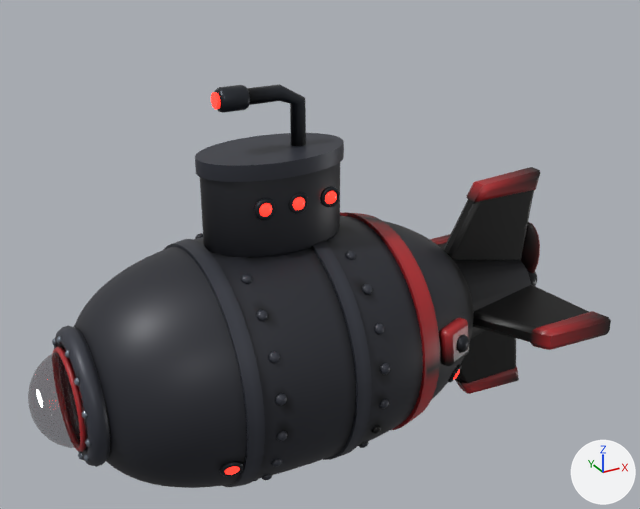
One commit to the glTF model public/models/enemy_scout.glb: the scene before it, then after it.
Before and after are seen from a 50 mm camera at (-1.89, -3.82, 2.39) aimed at (0.21, -0.02, 0.48). Arrows for +X, +Y and +Z are at lower right; the lights stay in place. The first picture is the older version. Where no turn or scale is listed for an object, it has been applied to the vertices. Vertices at exactly the same position are counted once.

Before the edit, the objects in view are built like this:
```python
me_enemy_scout_body = bpy.data.meshes.new('enemy_scout_body')
me_enemy_scout_body.from_pydata(...)  # 10985 vertices, 21492 faces; spans x -1.37..1.69, y -0.73..0.73, z -0.73..1.44
me_enemy_scout_body.materials.append(mat_enemy_hull)
me_enemy_scout_body.materials.append(mat_enemy_red)
me_enemy_scout_body.materials.append(mat_enemy_plate)
me_enemy_scout_body.materials.append(mat_enemy_cockpit)
me_enemy_scout_body.materials.append(mat_steel)
me_enemy_scout_body.materials.append(mat_enemy_light)
me_enemy_scout_body.materials.append(mat_dial_amber)
me_enemy_scout_body.materials.append(mat_eye_shine)
me_enemy_scout_body.materials.append(mat_enemy_glow_core)
me_enemy_scout_body.materials.append(mat_enemy_glass)
me_enemy_scout_body.materials.append(mat_gunmetal)
me_propeller_001 = bpy.data.meshes.new('propeller.001')
me_propeller_001.from_pydata(...)  # 800 vertices, 1580 faces; spans x -0.132..0.1, y -0.34..0.34, z -0.215..0.389
# faces by material slot: [716, 864]
me_propeller_001.materials.append(mat_gunmetal)
me_propeller_001.materials.append(mat_enemy_red)
ob_enemy_scout_body = bpy.data.objects.new('enemy_scout_body', me_enemy_scout_body)
ob_enemy_scout_body.location = (0.0, 0.0, 0.0)
ob_propeller_001 = bpy.data.objects.new('propeller.001', me_propeller_001)
ob_propeller_001.location = (1.668, 0.0, 0.0)
```
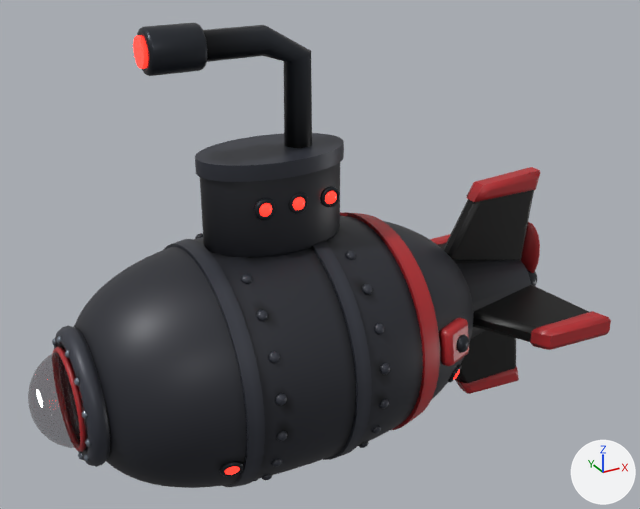
Patch to the scene script:
```diff
--- a/public/models/enemy_scout.glb.py
+++ b/public/models/enemy_scout.glb.py
@@ me_enemy_scout_body @@
 # used by ob_enemy_scout_body; location = (0.0, 0.0, 0.0)
-me_enemy_scout_body.from_pydata(...)  # 10985 vertices, 21492 faces; spans x -1.37..1.69, y -0.73..0.73, z -0.73..1.44
+me_enemy_scout_body.from_pydata(...)  # 10985 vertices, 21492 faces; spans x -1.37..1.69, y -0.73..0.73, z -0.73..1.74
+# me_enemy_scout_body part 1: the loose piece of 48 vertices spanning x -0.35..-0.33, y -0.04..0.04, z 1.34..1.42 is scaled about its middle by (1, 1.8, 1.8), then moved by (-0.34, 0.0, 0.26)
+# me_enemy_scout_body part 2: the loose piece of 48 vertices spanning x -0.21..0.13, y -0.04..0.04, z 1.06..1.42 is scaled about its middle by 1.8, then moved by (-0.1, 0.0, 0.14)
+# me_enemy_scout_body part 3: 144 of 10985 vertices moved; they spanned x -0.33..-0.18, y -0.06..0.06, z 1.32..1.44 and now span x -0.67..-0.4, y -0.11..0.11, z 1.53..1.74; mean shift (-0.28, 0.0, 0.26); largest move (-0.31, 0.0, 1.44) -> (-0.65, 0.0, 1.74)
+# me_enemy_scout_body part 4: 7733 kept faces spanning x -1.33..1.69, y -0.73..0.73, z -0.73..1.74 get new vertex colours
+# other edits to the shape of me_enemy_scout_body do not show in these pictures
 me_enemy_scout_body.materials.append(mat_enemy_hull)
@@ me_propeller_001 @@
 me_propeller_001.from_pydata(...)  # 800 vertices, 1580 faces; spans x -0.132..0.1, y -0.34..0.34, z -0.215..0.389
 # used by ob_propeller_001; location = (1.668, 0.0, 0.0)
+# me_propeller_001 part 5: 1137 kept faces spanning x -0.078..0.1, y -0.34..0.34, z -0.215..0.389 get new vertex colours
 me_propeller_001.materials.append(mat_gunmetal)
```

Boxes (x1, y1, x2, y2) around the edits, measured in the pictures (640 x 509 px; the box of a moved part takes in the faces that stretch with it):
'enemy_scout_body', reshaped (15% taller): before (36, 84, 611, 488); after (36, 23, 611, 488)
part 1 of me_enemy_scout_body, moved or reshaped: before (211, 92, 221, 109); after (133, 35, 148, 69)
part 2 of me_enemy_scout_body, moved or reshaped: before (247, 84, 306, 146); after (203, 25, 312, 148)
part 3 of me_enemy_scout_body, moved or reshaped: before (215, 85, 250, 113); after (137, 23, 207, 76)
part 4 of me_enemy_scout_body, recoloured: before (211, 88, 611, 436); after (133, 28, 611, 436)
part 5 of me_propeller_001, recoloured: (521, 222, 540, 276) in both
